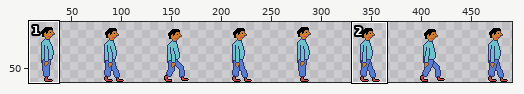
A sprite sheet gets an edit: src/img/me.png. The picture above shows the old version from afar; the outline marks the close-up.
Close-up. Before:
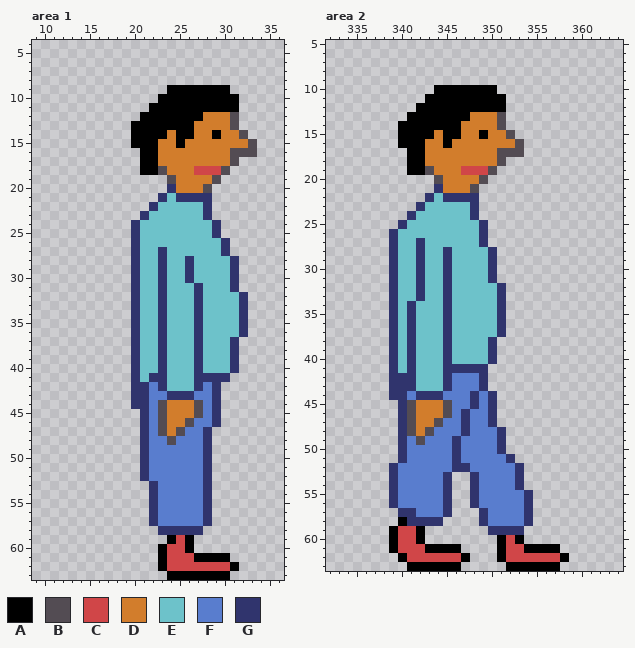
The file is 512x64 pixels. Colours within 5 levels of each other are drawn and written as one. Shown: area 1: x 9..36, y 4..63; area 2: x 332..364, y 5..63. The wide view leaves out empty margins. The commit also changed other parts of the picture, which this record leaves out.
Palette (. is transparent): A #000000  B #534c53  C #d04648  D #d27d2c  E #6dc2ca  F #597dce  G #30346d
After:
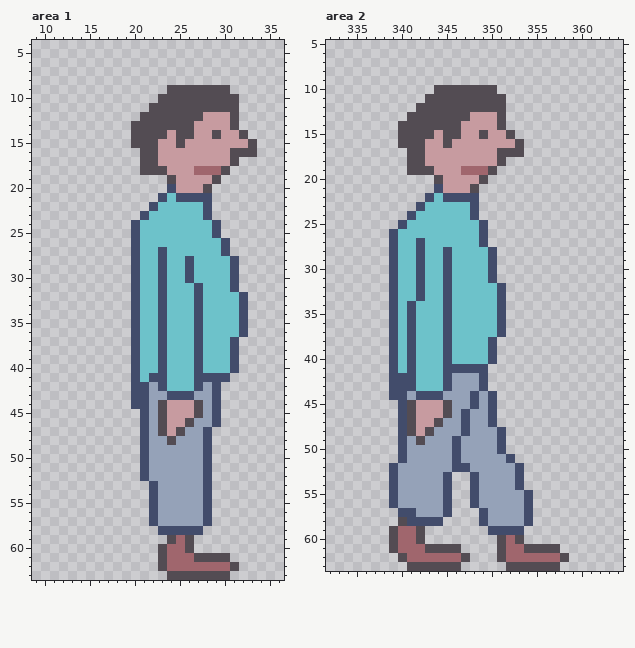
The exact change:
@@ palette @@
-C #d04648
+C #a0666d
-D #d27d2c
+D #c79ba0
-F #597dce
+F #95a2b8
-G #30346d
+G #424c6b
--- area 1
@@ x 18..33 @@
  8 ................
- 9 ......AAAAAAA...
-10 .....AAAAAAAAA..
-11 ....AAAAAAAAAA..
-12 ...AAAAAAADDDB..
-13 ..AAAAAAADDDDB..
-14 ..AAAADAADDADDB.
-15 ..AAADDADDDDDDDB
-16 ...AADDDDDDDDBBB
-17 ...AADDDDDDDDB..
-18 ...AABDDDCCCB...
+ 9 ......BBBBBBB...
+10 .....BBBBBBBBB..
+11 ....BBBBBBBBBB..
+12 ...BBBBBBBDDDB..
+13 ..BBBBBBBDDDDB..
+14 ..BBBBDBBDDBDDB.
+15 ..BBBDDBDDDDDDDB
+16 ...BBDDDDDDDDBBB
+17 ...BBDDDDDDDDB..
+18 ...BBBDDDCCCB...
 19 ......BDDDDB....
@@ x 21..33 @@
 58 ..GGGGG......
-59 ...ACA.......
-60 ..ACCA.......
-61 ..ACCCAAAA...
-62 ..ACCCCCCCA..
-63 ...AAAAAAA...
+59 ...BCB.......
+60 ..BCCB.......
+61 ..BCCCBBBB...
+62 ..BCCCCCCCB..
+63 ...BBBBBBB...
--- area 2
@@ x 338..353 @@
  9 ................
-10 ......AAAAAAA...
-11 .....AAAAAAAAA..
-12 ....AAAAAAAAAA..
-13 ...AAAAAAADDDB..
-14 ..AAAAAAADDDDB..
-15 ..AAAADAADDADDB.
-16 ..AAADDADDDDDDDB
-17 ...AADDDDDDDDBBB
-18 ...AADDDDDDDDB..
-19 ...AABDDDCCCB...
+10 ......BBBBBBB...
+11 .....BBBBBBBBB..
+12 ....BBBBBBBBBB..
+13 ...BBBBBBBDDDB..
+14 ..BBBBBBBDDDDB..
+15 ..BBBBDBBDDBDDB.
+16 ..BBBDDBDDDDDDDB
+17 ...BBDDDDDDDDBBB
+18 ...BBDDDDDDDDB..
+19 ...BBBDDDCCCB...
 20 ......BDDDDB....
@@ x 332..364 @@
 57 ........GGFFFG...GFFFFG..........
-58 ........AGGGG....GFFFFG..........
-59 .......ACCA.......GGGG...........
-60 .......ACCA........ACA...........
-61 .......ACCCAAAA....ACCAAAA.......
-62 ........ACCCCCCA...ACCCCCCA......
-63 .........AAAAAA.....AAAAAA.......
+58 ........BGGGG....GFFFFG..........
+59 .......BCCB.......GGGG...........
+60 .......BCCB........BCB...........
+61 .......BCCCBBBB....BCCBBBB.......
+62 ........BCCCCCCB...BCCCCCCB......
+63 .........BBBBBB.....BBBBBB.......
Boxes around the changes in both close-ups, in picture pixels (x1, y1, x2, y2):
changed: (131, 85, 248, 580)
changed: (389, 85, 569, 571)
